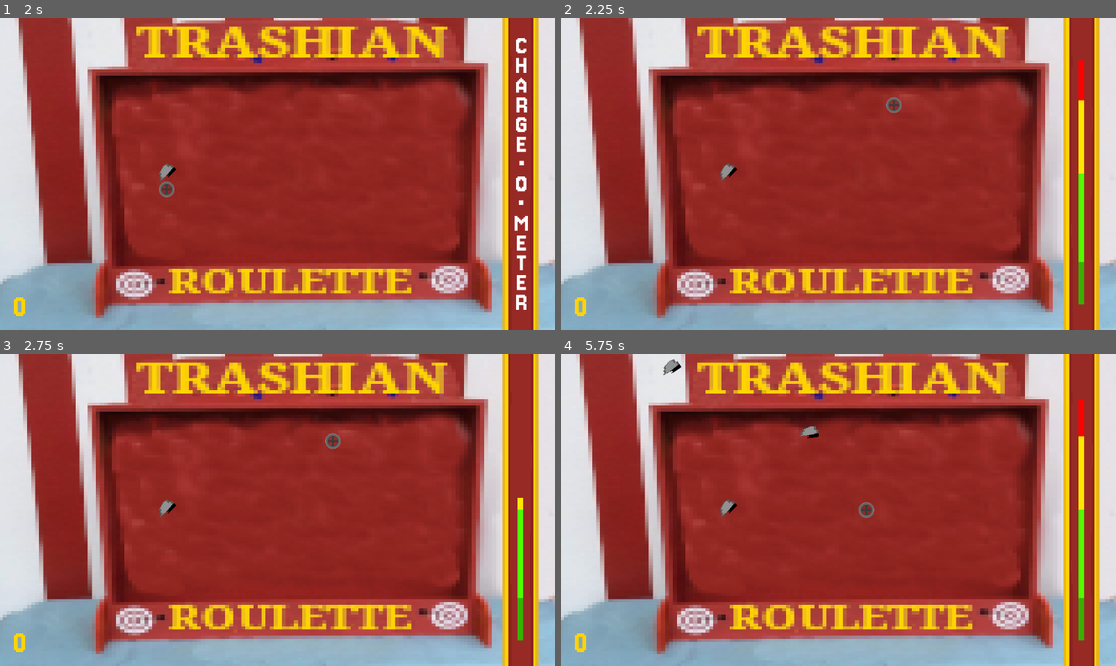
Above: before the commit, frames 1-4 (two rows, left to right).
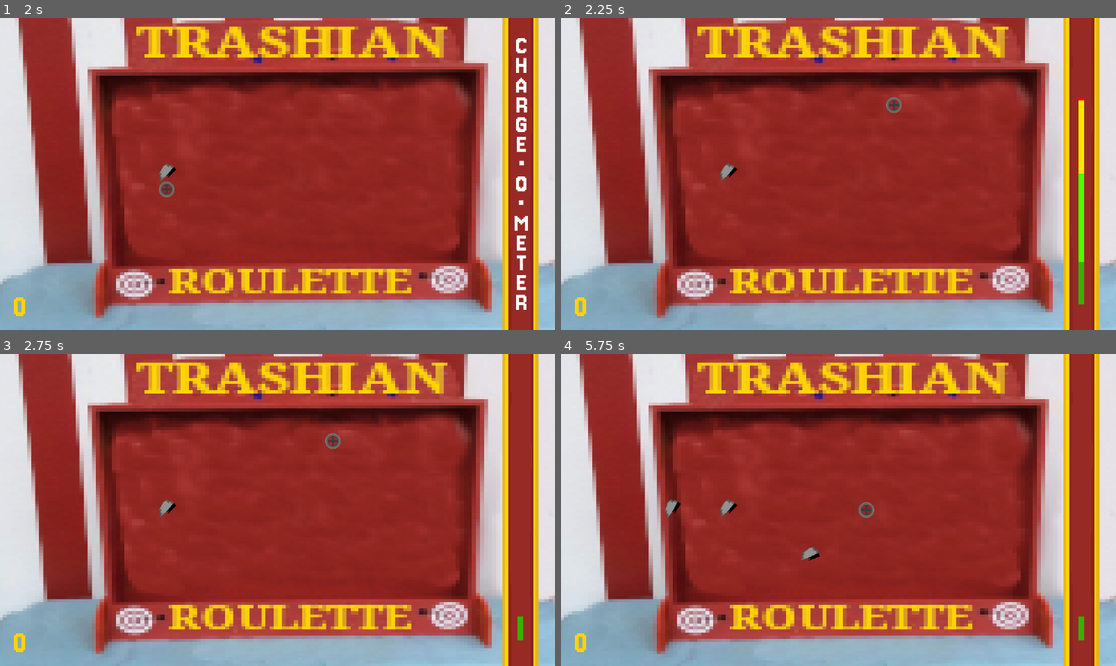
Above: after the commit, the same moments.

Repository: strawberry-p/trashian-roulette
Game: Godot game, scene res://main_scene.tscn
Same seed, same stepped clock (60 frames per second), same inputs: the game is played once before the commit and once after it.
Inputs (mouse positions are in pixels of both pictures, inside the frame that each line leads up to):
- Up to frame 1 (2 s): tap Enter at 0.5 s; move the mouse to (399, 158) at 0.52 s; press the mouse at (399, 158) at 0.53 s; tap Space at 1.25 s; move the mouse to (166, 189) at 1.27 s; release the mouse at (166, 189) at 1.28 s; click (166, 189) at 1.35 s
- Up to frame 2 (2.25 s): move the mouse to (894, 105) at 2.02 s; press the mouse at (894, 105) at 2.03 s
- Up to frame 3 (2.75 s): no input
- Up to frame 4 (5.75 s): tap Enter at 2.75, 4.25 s; move the mouse to (810, 572) at 2.77 s; release the mouse at (810, 572) at 2.78 s; click (810, 572) at 2.85 s; tap Space at 3.5 s; move the mouse to (1005, 556) at 3.52 s; press the mouse at (1005, 556) at 3.53 s; move the mouse to (672, 463) at 4.27 s; release the mouse at (672, 463) at 4.28 s; click (672, 463) at 4.35 s; move the mouse to (866, 510) at 5.02 s; press the mouse at (866, 510) at 5.03 s

Frame 1 is identical in both runs. In frame 2, 0.1% of the frame differs, in the area x 93-95%, y 13-26%; in frame 3, 0.4%; in frame 4, 1.1%, in the area x 18-95%, y 1-85%.
Error in both runs: Assertion failed. (res://scripts/balloon_spawner.gd:72)

Commit message:
Add the sonudtrack, bug-fixes

Diff:
--- a/main_scene.gd
+++ b/main_scene.gd
@@ -4,6 +4,7 @@
 # Called when the node enters the scene tree for the first time.
 func _ready() -> void:
 	Input.set_mouse_mode(Input.MOUSE_MODE_HIDDEN)
+	$AudioStreamPlayer2D.play()
 
 
 # Called every frame. 'delta' is the elapsed time since the previous frame.
--- a/main_scene.tscn
+++ b/main_scene.tscn
@@ -9,9 +9,10 @@
 [ext_resource type="Texture2D" uid="uid://1csfwl3gkpya" path="res://sprites/bar.png" id="6_hq1ik"]
 [ext_resource type="Texture2D" uid="uid://cmbyvwja4v4k6" path="res://sprites/chargebar.png" id="6_wr18j"]
 [ext_resource type="Texture2D" uid="uid://dihr3vgegdlo7" path="res://sprites/crosshair.png" id="7_nfk4m"]
-[ext_resource type="Script" uid="uid://6hqjlio1jj7d" path="res://scripts/camera_2d.gd" id="9_7ycvg"]
+[ext_resource type="Script" path="res://scripts/camera_2d.gd" id="9_7ycvg"]
 [ext_resource type="FontFile" uid="uid://cq0yx4u4o83yn" path="res://Jersey_10/Jersey10-Regular.ttf" id="11_qwutr"]
-[ext_resource type="Script" uid="uid://c4e2g28ljc7kg" path="res://scripts/chat.gd" id="12_671wp"]
+[ext_resource type="Script" path="res://scripts/chat.gd" id="12_671wp"]
+[ext_resource type="AudioStream" uid="uid://c716v3n7nvbc8" path="res://other/HaiQualiti.mp3" id="13_mo76n"]
 
 [sub_resource type="LabelSettings" id="LabelSettings_671wp"]
 line_spacing = -22.08
@@ -140,3 +141,7 @@
 text = "0 "
 label_settings = SubResource("LabelSettings_2jcla")
 vertical_alignment = 2
+
+[node name="AudioStreamPlayer2D" type="AudioStreamPlayer2D" parent="."]
+stream = ExtResource("13_mo76n")
+parameters/looping = true
--- a/scripts/balloon.gd
+++ b/scripts/balloon.gd
@@ -27,7 +27,7 @@
 	if !active:
 		return
 	for coll in get_colliding_bodies():
-		if coll && coll.is_in_group("knife") && !coll.has_collided:
+		if coll && coll.is_in_group("knife") && !coll.has_collided && not $AnimatedSprite2D.animation_finished.is_connected(hide):
 			print(coll)
 			coll.collided()
 			var cam = get_viewport().get_camera_2d()
--- a/scripts/balloon_spawner.gd
+++ b/scripts/balloon_spawner.gd
@@ -113,6 +113,7 @@
 		inst.init(global_position + knifeSpawnPoint, Vector2(get_global_mouse_position().x, 648 - 648*power), recharge)
 		add_sibling(inst)
 		power = 0
+		raw_power = 0
 		$"../leMove/".position.y = 339 - 512.0 * power
 	if len(positions) > 1:
 		for i in positions:
Not shown: 1 places in main_scene.tscn that only renumber resources
Not shown, added: other/HaiQualiti.mp3.import
Not shown, added: other/HaiQualiti.mp3
